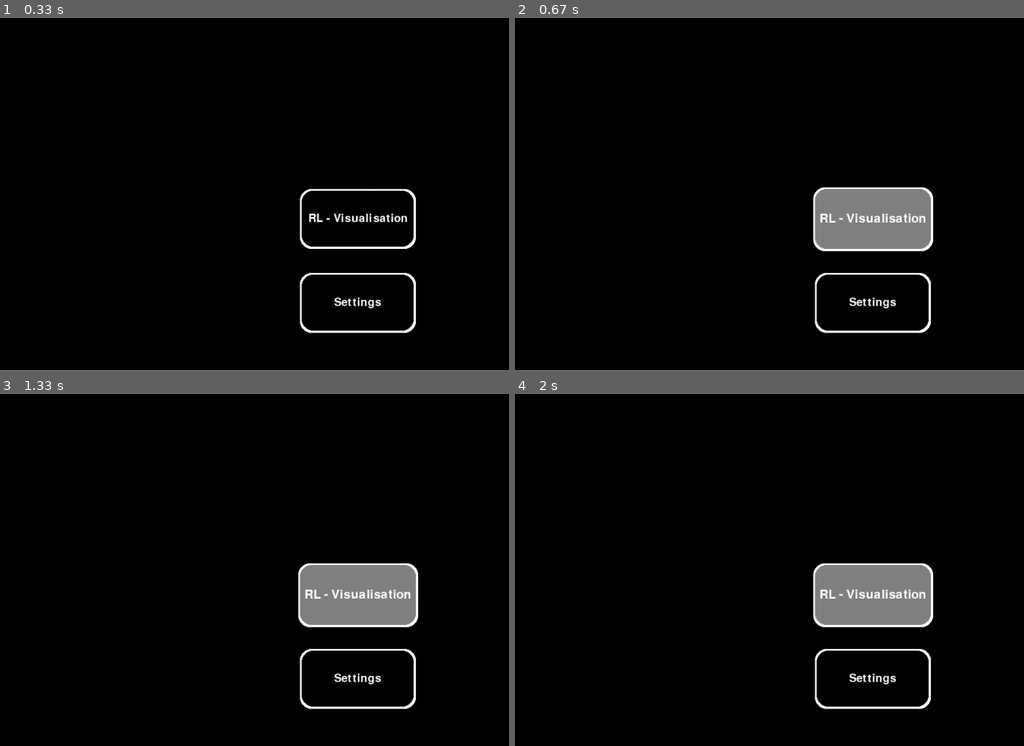
Above: before the commit, frames 1-4 (two rows, left to right).
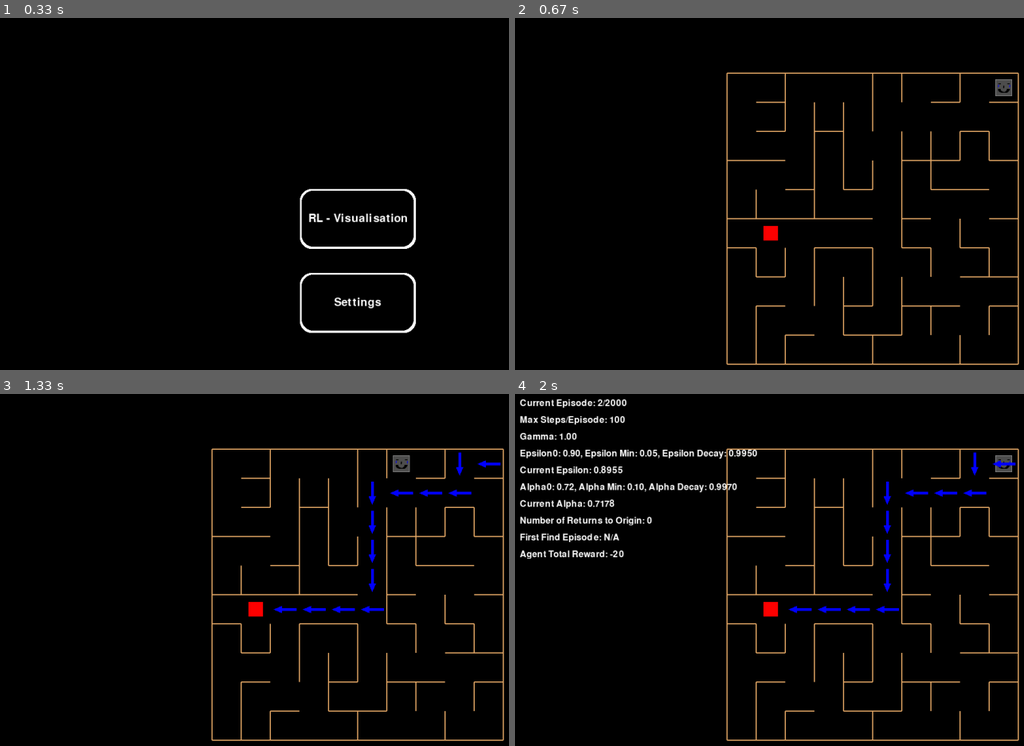
Above: after the commit, the same moments.

Repository: SpootyIsBest/RL_Labyrinth_-_Algorithm_Comparison_AP
Game: pygame game, started from main.py
Two runs of this game, one before a commit and one after it. Both use one fixed random seed, a clock stepped at 60 frames per second and the inputs below.
Inputs (mouse positions are in pixels of both pictures, inside the frame that each line leads up to):
- Up to frame 1 (0.33 s): no input
- Up to frame 2 (0.67 s): click (871, 218) at 0.38 s
- Up to frame 3 (1.33 s): tap S at 0.67 s; tap I at 1 s
- Up to frame 4 (2 s): tap V at 1.33 s; tap S at 1.67 s

Frame 1 is identical in both runs. In frame 2, 8.2% of the frame differs, in the area x 41-100%, y 15-99%; in frame 3, 8.7%; in frame 4, 12%, in the area x 0-100%, y 1-99%.

Commit message:
Fixed bugges with buttons

Diff:
--- a/Button.py
+++ b/Button.py
@@ -1,9 +1,11 @@
 import pygame
+
 class Button:
     def __init__(self,
                   screen,
                   text,
                   nextMonitor,
+                  on_change_monitor,
                   button_font,
                   button_font_inflated,
                   width,
@@ -25,6 +27,7 @@
         self.click_press_time = click_press_time
         self.nextMonitor = nextMonitor
         self.screen = screen
+        self.on_change_monitor = on_change_monitor
         # Colors
         self.button_color = button_color
         self.button_pressed_color = button_pressed_color
@@ -61,8 +64,8 @@
     def _on_click(self):
         # store the timestamp when the color should reset
         self.click_until = pygame.time.get_ticks() + self.click_press_time  # 300 ms = 0.3 s
-        global activeMonitor
-        activeMonitor = self.nextMonitor
+        if self.on_change_monitor:
+            self.on_change_monitor(self.nextMonitor)
 
 
     def draw(self):
--- a/Maze.py
+++ b/Maze.py
@@ -112,18 +112,18 @@
                 break  # legal move picked
             self.move_origin(random_move)
 
-    def draw_wall_top(self, cor_x, cor_y, rect_size, grid_wall_width=2, color=pygame.Color(0,255,0)):
+    def draw_wall_top(self, cor_x, cor_y, rect_size, grid_wall_width=2, color=pygame.Color(230, 170, 104)):
         top_rect = pygame.Rect((cor_x, cor_y - grid_wall_width/2), (rect_size, grid_wall_width)) # UP
         pygame.draw.rect(self.screen, color, top_rect)
 
-    def draw_wall_bottom(self, cor_x, cor_y, rect_size, grid_wall_width=2, color=pygame.Color(0,255,0)):
+    def draw_wall_bottom(self, cor_x, cor_y, rect_size, grid_wall_width=2, color=pygame.Color(230, 170, 104)):
         bottom_rect = pygame.Rect((cor_x, cor_y+rect_size - grid_wall_width/2), (rect_size, grid_wall_width)) # DOWN
         pygame.draw.rect(self.screen, color, bottom_rect)
-    def draw_wall_left(self, cor_x, cor_y, rect_size, grid_wall_width=2, color=pygame.Color(0,255,0)):
+    def draw_wall_left(self, cor_x, cor_y, rect_size, grid_wall_width=2, color=pygame.Color(230, 170, 104)):
         left_rect = pygame.Rect((cor_x - grid_wall_width/2, cor_y), (grid_wall_width, rect_size)) # LEFT
         pygame.draw.rect(self.screen, color, left_rect)
 
-    def draw_wall_right(self, cor_x,cor_y,rect_size,grid_wall_width=2, color=pygame.Color(0,255,0)):
+    def draw_wall_right(self, cor_x,cor_y,rect_size,grid_wall_width=2, color=pygame.Color(230, 170, 104)):
         right_rect = pygame.Rect((cor_x+rect_size - grid_wall_width/2, cor_y), (grid_wall_width, rect_size))  # RIGHT
         pygame.draw.rect(self.screen, color, right_rect)
 
--- a/main.py
+++ b/main.py
@@ -1,6 +1,5 @@
 import random
 import pygame
-import math
 import numpy as np
 import csv
 from InputBox import InputBox
@@ -172,14 +171,49 @@
         input_box.draw(screen)
         label_surf, label_pos = input_box_label[i]
         screen.blit(label_surf, label_pos)
-
+def set_active_monitor(monitor):
+    global activeMonitor
+    activeMonitor = monitor
 
 
 clock = pygame.time.Clock()
 
-start_button = Button(screen,"RL - Visualisation","RL - Visualisation", BUTTON_FONT, BUTTON_FONT_INFLATED, 200,100, (SCREEN_WIDTH/2 - 100, SCREEN_HEIGHT/2 - 50),7,20)
-settings_button = Button(screen,"Settings", "Settings", BUTTON_FONT, BUTTON_FONT_INFLATED, 200,100, (SCREEN_WIDTH/2 - 100, SCREEN_HEIGHT/2 + 100),7,20)
-mainMenu_button = Button(screen,"Main Menu", "Main_Menu", BUTTON_FONT, BUTTON_FONT_INFLATED, 200,100, (SCREEN_WIDTH/2 - 100, SCREEN_HEIGHT/2 + 250),7,20)
+start_button = Button(screen,
+                    "RL - Visualisation",
+                    "RL - Visualisation",
+                    set_active_monitor,
+                    BUTTON_FONT,
+                    BUTTON_FONT_INFLATED,
+                    200,
+                    100,
+                    (SCREEN_WIDTH/2 - 100, SCREEN_HEIGHT/2 - 50),
+                    7,
+                    20
+                    )
+settings_button = Button(screen,
+                    "Settings",
+                    "Settings",
+                    set_active_monitor,
+                    BUTTON_FONT,
+                    BUTTON_FONT_INFLATED,
+                    200,
+                    100,
+                    (SCREEN_WIDTH/2 - 100, SCREEN_HEIGHT/2 + 100),
+                    7,
+                    20
+                    )
+mainMenu_button = Button(screen,
+                    "Main Menu",
+                    "Main_Menu",
+                    set_active_monitor,
+                    BUTTON_FONT,
+                    BUTTON_FONT_INFLATED,
+                    200,
+                    100,
+                    (SCREEN_WIDTH/2 - 100, SCREEN_HEIGHT/2 + 250),
+                    7,
+                    20
+                    )
 
 # Settgings monitor variables
 # ACTIVE_COLOR = pygame.Color(193, 73, 83)
--- a/output.csv
+++ b/output.csv
@@ -1,20 +1,10 @@
-216,126,129,53,61,62,58,28,61,25,29,59,26,47,56,18,54,65,36,37
-330,144,71,22,68,102,65,64,121,81,148,114,21,45,17,54,82,39,40,34
-347,169,113,50,118,157,103,106,114,26,98,81,40,48,55,90,26,15,43,14
-351,251,128,88,138,46,100,33,64,58,57,82,47,57,59,122,23,33,62,41
-464,211,263,347,426,302,94,64,29,30,25,151,135,92,30,111,24,22,46,40
-330,303,457,122,91,303,42,70,114,35,142,126,38,97,119,81,57,9,36,10
-116,142,255,53,76,422,281,37,129,212,151,40,32,96,95,62,90,14,50,39
-105,59,239,49,47,64,247,210,235,216,108,127,27,59,4,22,51,20,23,38
-150,50,117,115,100,75,77,37,122,114,39,84,134,90,14,11,12,17,0,24
-100,0,0,106,106,65,103,77,82,141,124,79,40,80,14,4,0,0,0,24
-50,0,0,0,0,0,31,69,126,134,44,125,85,40,7,3,0,0,0,20
-0,0,0,0,0,0,0,29,0,33,68,76,77,36,6,5,0,0,0,7
-0,0,0,0,0,0,0,0,0,0,0,3,4,2,2,0,0,0,0,0
-0,0,0,0,0,0,0,0,0,0,0,0,0,0,0,0,0,0,0,0
-0,0,0,0,0,0,0,0,0,0,0,0,0,0,0,0,0,0,0,0
-0,0,0,0,0,0,0,0,0,0,0,0,0,0,0,0,0,0,0,0
-0,0,0,0,0,0,0,0,0,0,0,0,0,0,0,0,0,0,0,0
-0,0,0,0,0,0,0,0,0,0,0,0,0,0,0,0,0,0,0,0
-0,0,0,0,0,0,0,0,0,0,0,0,0,0,0,0,0,0,0,0
-0,0,0,0,0,0,0,0,0,0,0,0,0,0,0,0,0,0,0,0
+0,0,0,0,0,0,0,0,0,0
+0,0,0,0,0,0,0,0,0,0
+0,0,0,0,0,0,0,0,0,0
+0,0,0,0,0,0,0,0,0,0
+0,0,0,0,0,0,0,0,0,0
+0,0,0,0,0,0,0,0,0,0
+0,0,0,0,0,0,0,0,0,0
+0,0,0,0,0,0,0,0,0,0
+0,0,0,0,0,0,0,0,0,0
+0,0,0,0,0,0,0,0,0,0
